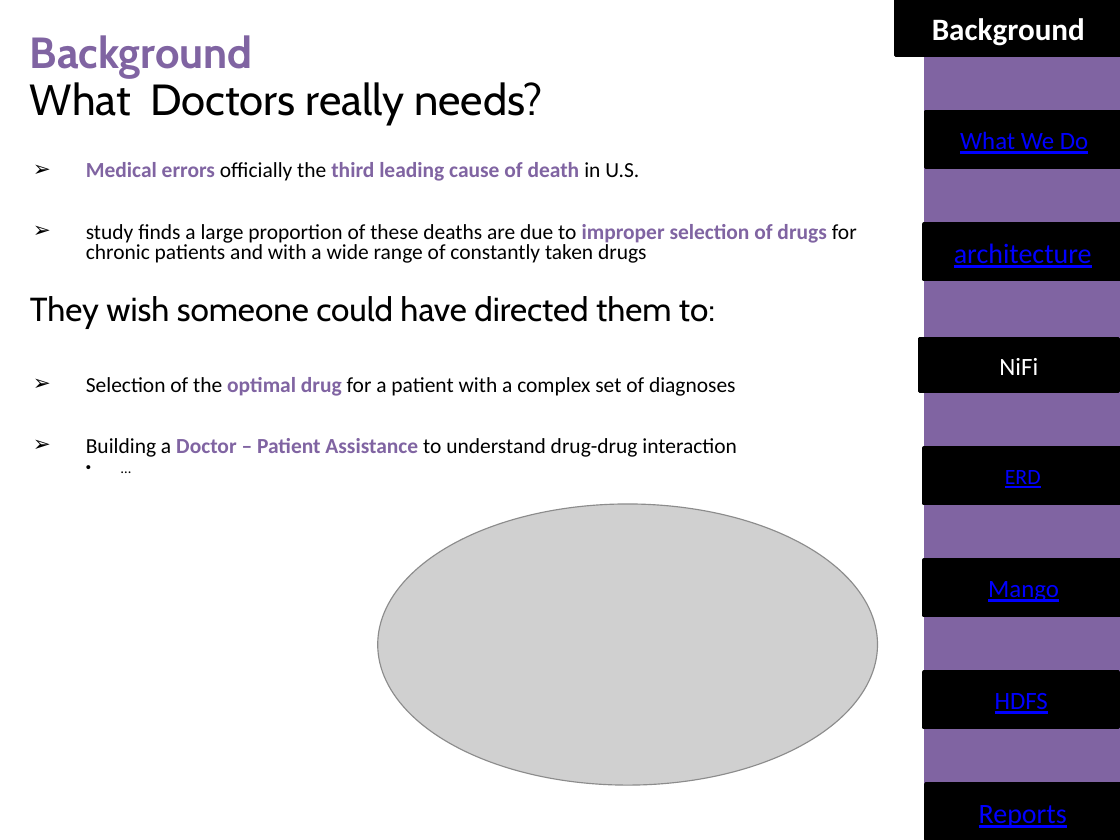
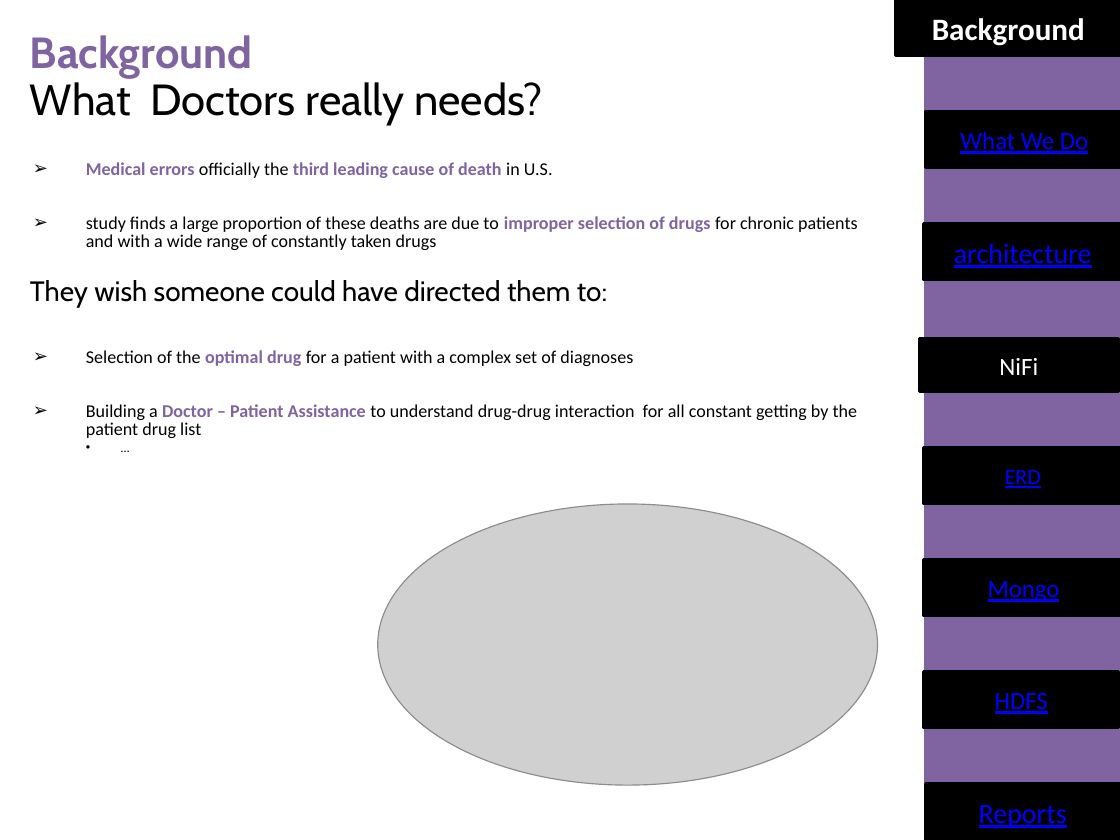
Before and after one commit to katkovOlga/nayaProject, a slide deck: slide 2 of FinalProjectLast.pptx. Drawn at 1120x840 pixels with LibreOffice and Linux fonts; fonts in the diff are those of the drawing; grey boxes stand for pictures. Boxes give left, top, right and bottom in pixels: in the first picture for what was removed or moved away, otherwise in the second. Text is boxed around its words. In the diff, an @@ line names an element or a change of style, - is before the commit and + after.

```diff
--- a/FinalProjectLast.pptx
+++ b/FinalProjectLast.pptx
@@ text at bbox=[30, 162, 858, 366]: size 13.8 to 11.6 pt in "Medical errors officially the third leading cause ...", "study finds a large proportion of these ...", "Selection of the optimal drug for a ..."; size 21.4 to 18 pt in "They wish someone could have directed them ..."; size 9.5 to 8 pt in "…" @@
@@ text at bbox=[86, 404, 857, 438]: text changed; size 13.8 to 11.6 pt @@
-➢ Building a Doctor – Patient Assistance to understand drug-drug interaction
+➢ Building a Doctor – Patient Assistance to understand drug-drug interaction for all constant getting by the patient drug list
@@ text in rectangle at bbox=[988, 581, 1060, 602]: text changed @@
-Mango
+Mongo
```
Also in this commit, not shown: 21 other slides changed, 3 slides added, 2 slides removed.
